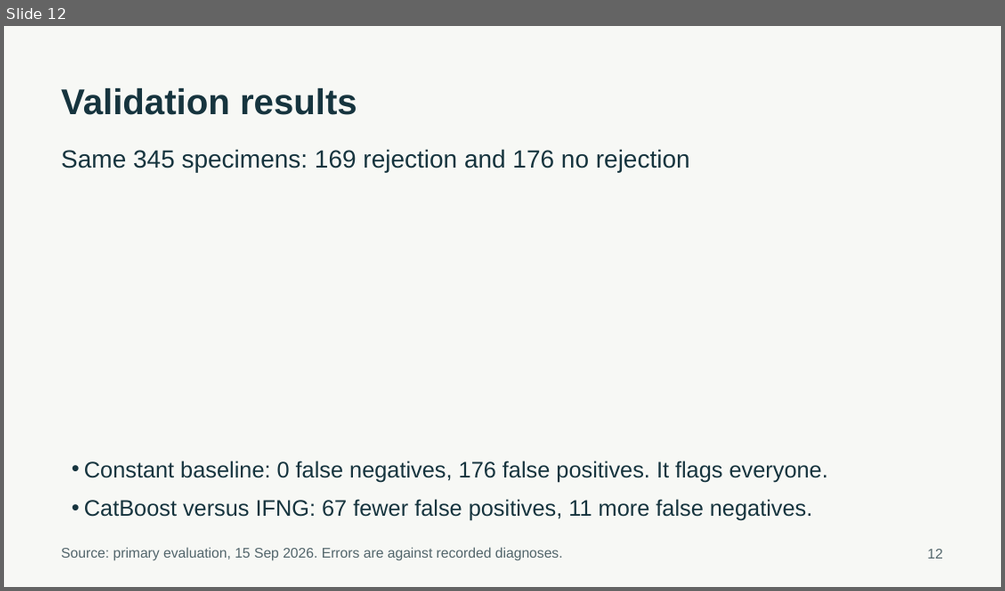
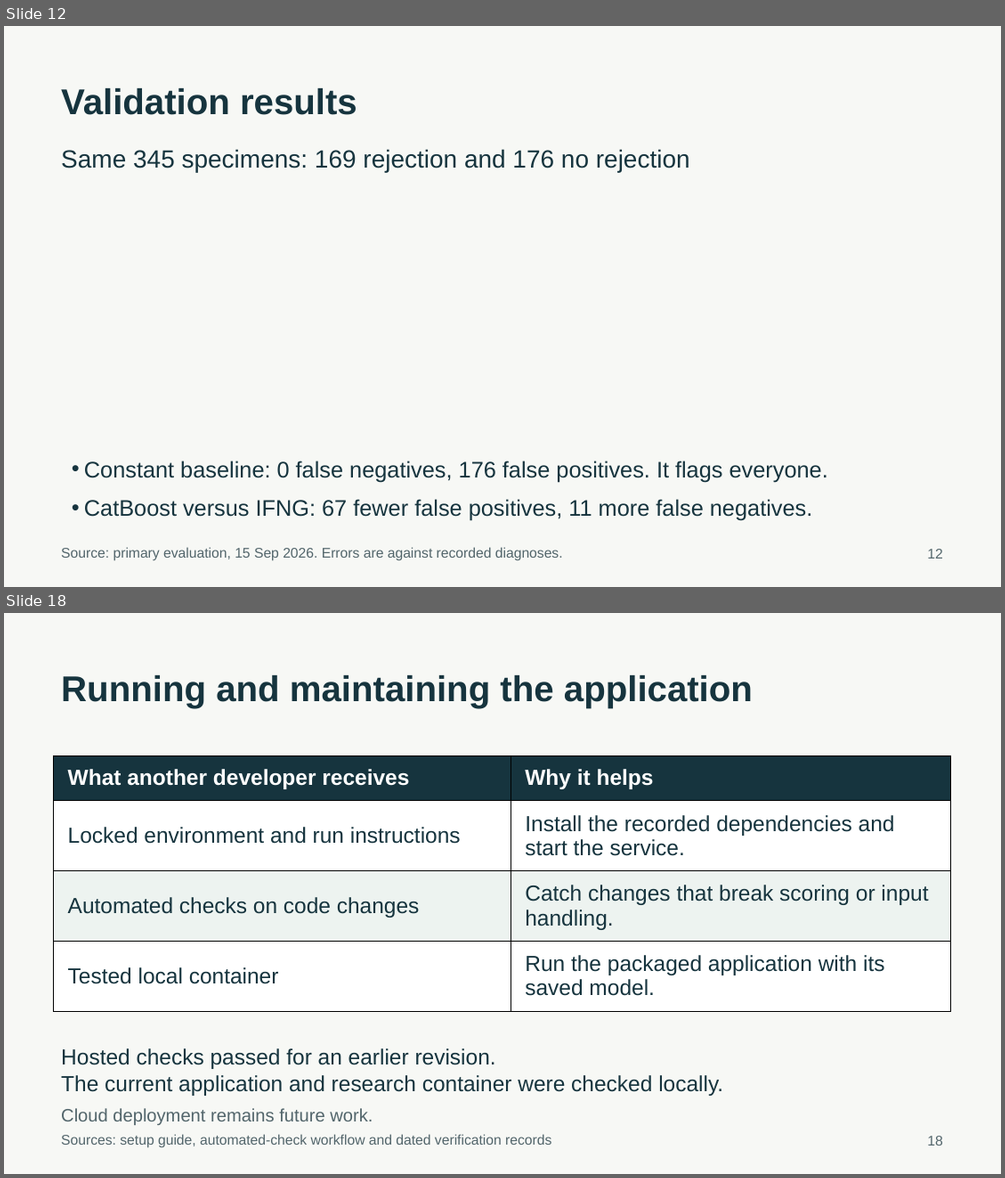
Before and after one commit to ca34525/Kidney-Biopsy-Rejection-Classifier, a slide deck: presentation/unos_kidney_biopsy.pptx. Shown one above the other, each under a label of ours: slide 12 before the commit, slides 12 and 18 after it; the slides between them are not shown. The pictures are 1005x591 and 1005x1178 pixels, drawn with LibreOffice and Linux fonts; fonts in the diff are those of the drawing. Boxes give left, top, right and bottom in pixels: in the first picture for what was removed or moved away, otherwise in the second. Text is boxed around its words. In the diff, an @@ line names an element or a change of style, - is before the commit and + after.

```diff
--- a/presentation/unos_kidney_biopsy.pptx
+++ b/presentation/unos_kidney_biopsy.pptx
@@ slide 18 added at bbox=[4, 613, 1001, 1174], background #F7F8F5 @@
@@ text added at bbox=[61, 675, 752, 708], 34.5 pt, text #16343E, bold @@
+Running and maintaining the application
@@ table added at bbox=[54, 755, 952, 1012], 4 rows, 2 columns @@
+What another developer receives | Why it helps
+Locked environment and run instructions | Install the recorded dependencies and start the service.
+Automated checks on code changes | Catch changes that break scoring or input handling.
+Tested local container | Run the packaged application with its saved model.
@@ text added at bbox=[61, 1048, 723, 1095], 21 pt, text #16343E @@
+Hosted checks passed for an earlier revision.
+The current application and research container were checked locally.
@@ text added at bbox=[61, 1108, 372, 1125], 17.2 pt, text #52656B @@
+Cloud deployment remains future work.
@@ text added at bbox=[61, 1134, 551, 1148], 13.5 pt, text #52656B @@
+Sources: setup guide, automated-check workflow and dated verification records
@@ text added at bbox=[927, 1135, 942, 1145], 13.5 pt, text #52656B @@
+18
```
Also in this commit, not shown: 1 slide changed, 5 other slides added, 15 slides removed, 32 other files.
